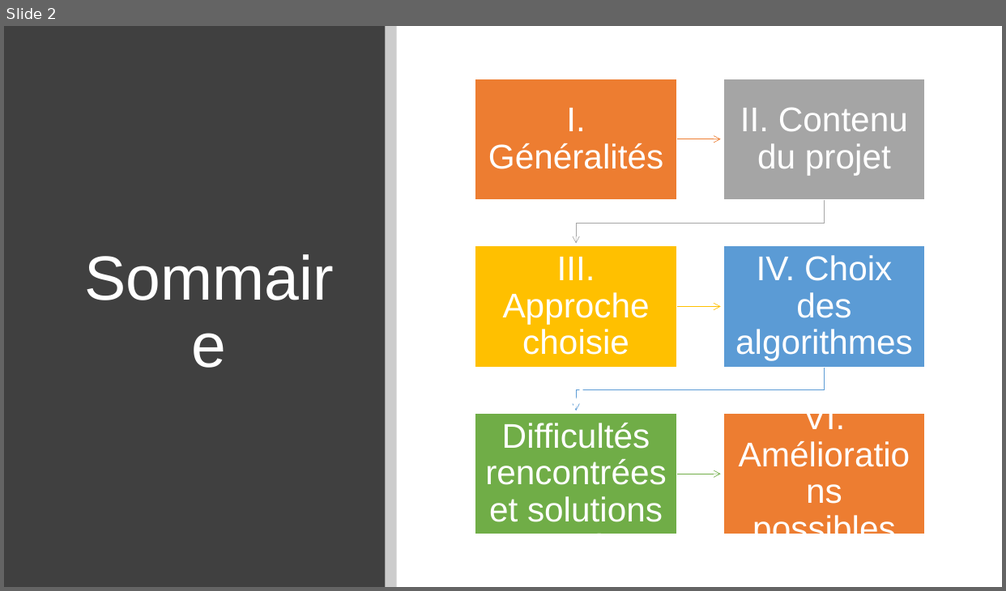
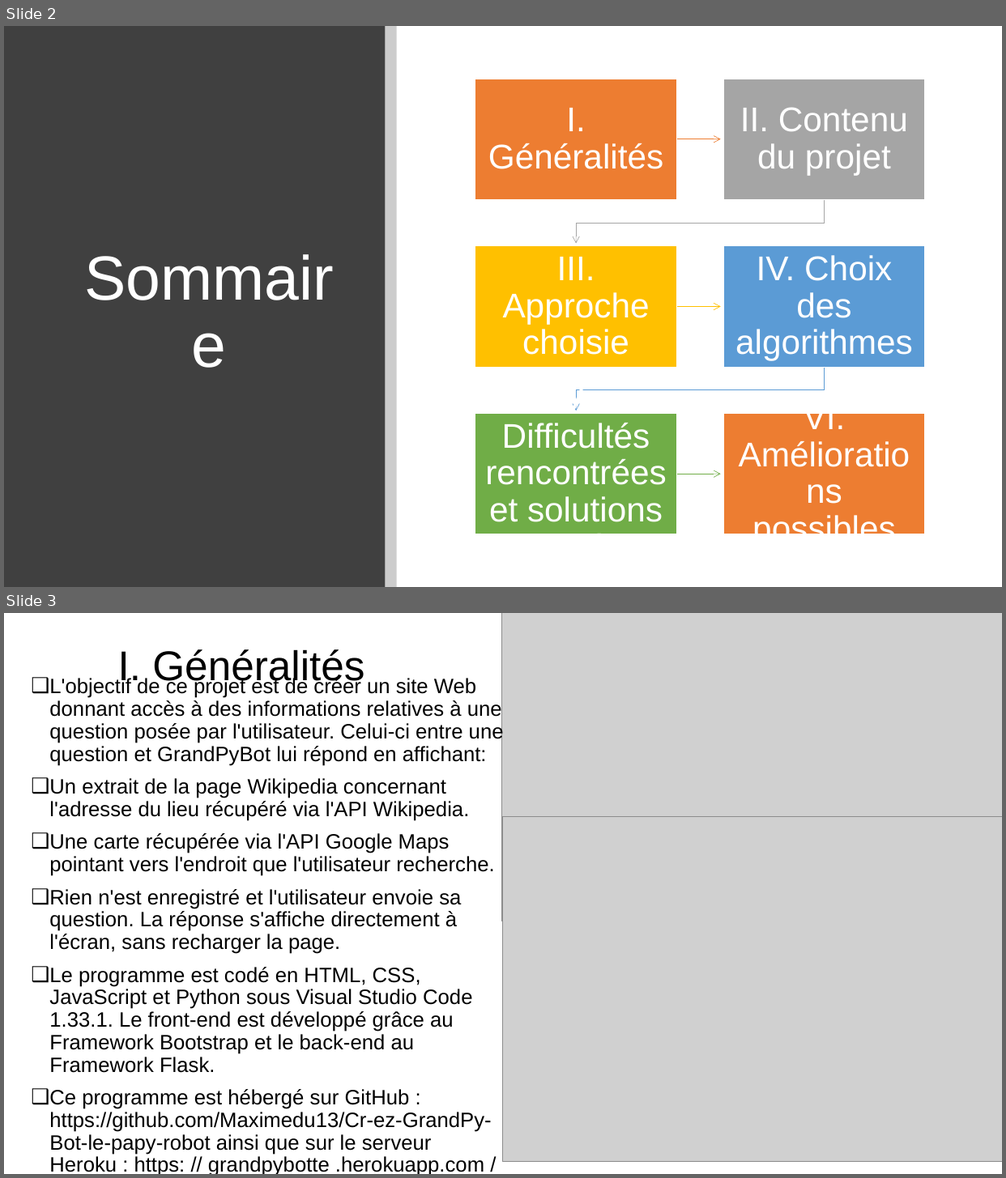
Before and after one commit to Maximedu13/Cr-ez-GrandPy-Bot-le-papy-robot, a slide deck: livrables/presentation_p7.pptx. Shown one above the other, each under a label of ours: slide 2 before the commit, slides 2 and 3 after it. The pictures are 1006x591 and 1006x1178 pixels, drawn with LibreOffice and Linux fonts; fonts in the diff are those of the drawing; grey boxes stand for pictures; background and template pictures are left out. Boxes give left, top, right and bottom in pixels: in the first picture for what was removed or moved away, otherwise in the second. Text is boxed around its words. In the diff, an @@ line names an element or a change of style, - is before the commit and + after.

```diff
--- a/livrables/presentation_p7.pptx
+++ b/livrables/presentation_p7.pptx
@@ slide 3 added at <box>4,613,1002,1174</box>, background picture (left out) @@
@@ picture added at <box>502,613,1002,922</box> @@
@@ title added at <box>118,649,364,688</box>, 40 pt, text #000000 @@
+I. Généralités
@@ text added at <box>49,677,504,1174</box>, 20 pt, text #000000 @@
+❑ L'objectif de ce projet est de créer un site Web donnant accès à des informations relatives à une question posée par l'utilisateur. Celui-ci entre une question et GrandPyBot lui répond en affichant:
+❑ Un extrait de la page Wikipedia concernant l'adresse du lieu récupéré via l'API Wikipedia.
+❑ Une carte récupérée via l'API Google Maps pointant vers l'endroit que l'utilisateur recherche.
+❑ Rien n'est enregistré et l'utilisateur envoie sa question. La réponse s'affiche directement à l'écran, sans recharger la page.
+❑ Le programme est codé en HTML, CSS, JavaScript et Python sous Visual Studio Code 1.33.1. Le front-end est développé grâce au Framework Bootstrap et le back-end au Framework Flask.
+❑ Ce programme est hébergé sur GitHub : https://github.com/Maximedu13/Cr-ez-GrandPy-Bot-le-papy-robot ainsi que sur le serveur Heroku : https: // grandpybotte .herokuapp.com /
@@ picture added at <box>503,816,1002,1161</box> @@
```
Also in this commit, not shown: 3 slides changed, 5 other slides added, 10 slides removed, 10 other files.
